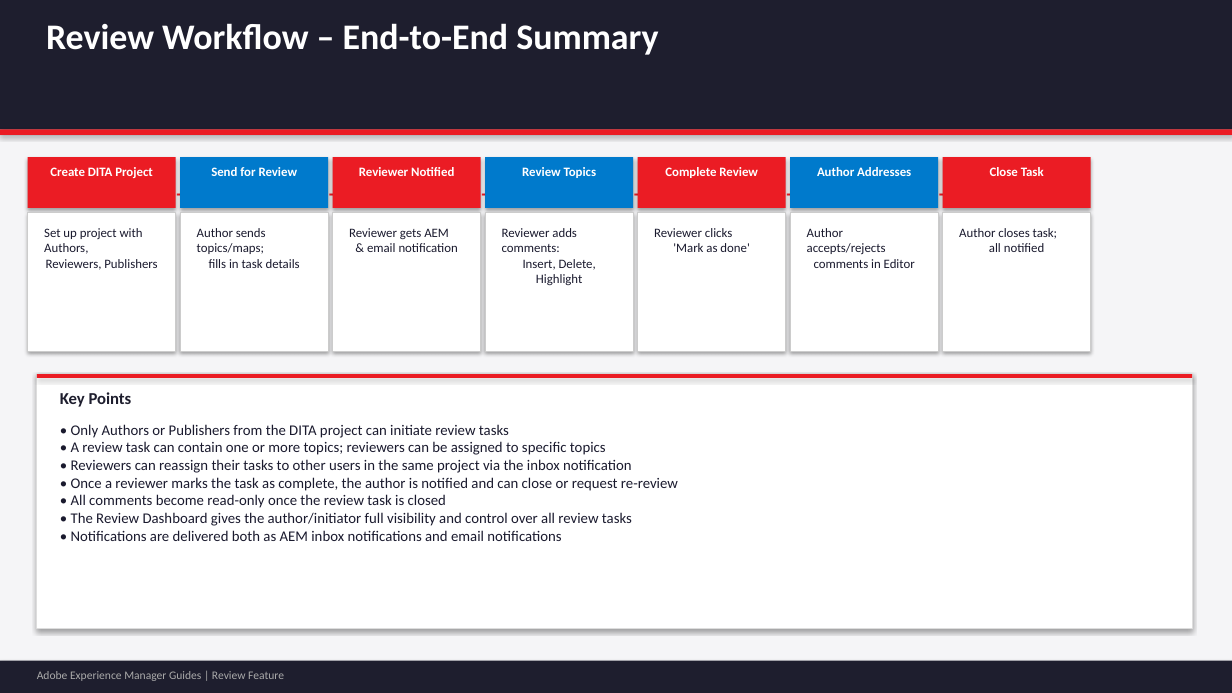
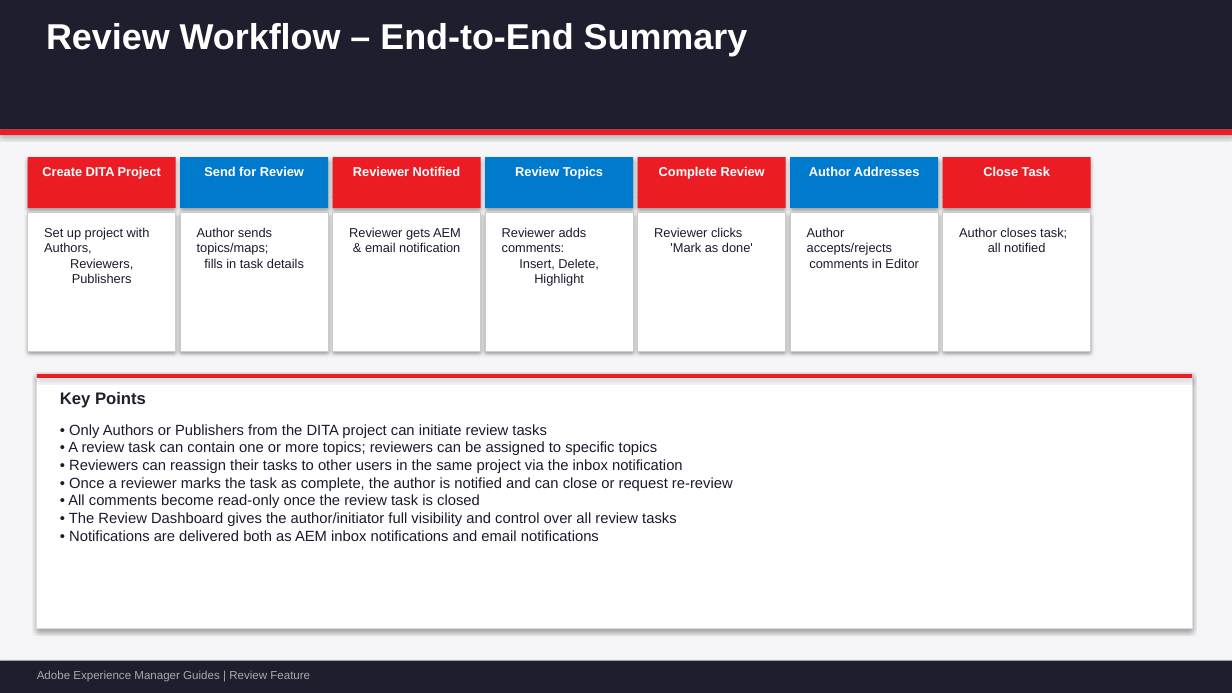
Before and after one commit to arindam-chakravorty/ppt, a slide deck: slide 14 of AEM_Guides_Review_Feature.pptx. Drawn at 1232x693 pixels with LibreOffice and Linux fonts; fonts in the diff are those of the drawing. Boxes give left, top, right and bottom in pixels: in the first picture for what was removed or moved away, otherwise in the second. Text is boxed around its words. In the diff, an @@ line names an element or a change of style, - is before the commit and + after.

```diff
--- a/AEM_Guides_Review_Feature.pptx
+++ b/AEM_Guides_Review_Feature.pptx
@@ font Calibri to Arial in 24 elements at (46,23,748,56), (42,166,161,179), (44,227,150,283), (204,166,304,176), (197,227,304,268), (353,166,461,176), (349,227,461,252), (515,166,603,179), (502,227,599,286), (659,166,765,179), (654,227,753,252), (809,166,919,176), (807,227,918,268), (983,166,1050,176), (959,227,1067,252), (60,392,146,408), (68,424,733,541), (37,670,310,682), (177,178,180,206), (329,178,333,206), (482,178,485,206), (634,178,638,206), (787,178,790,206), (939,178,943,206) @@
```
Also in this commit, not shown: 14 other slides changed, 1 other file.
